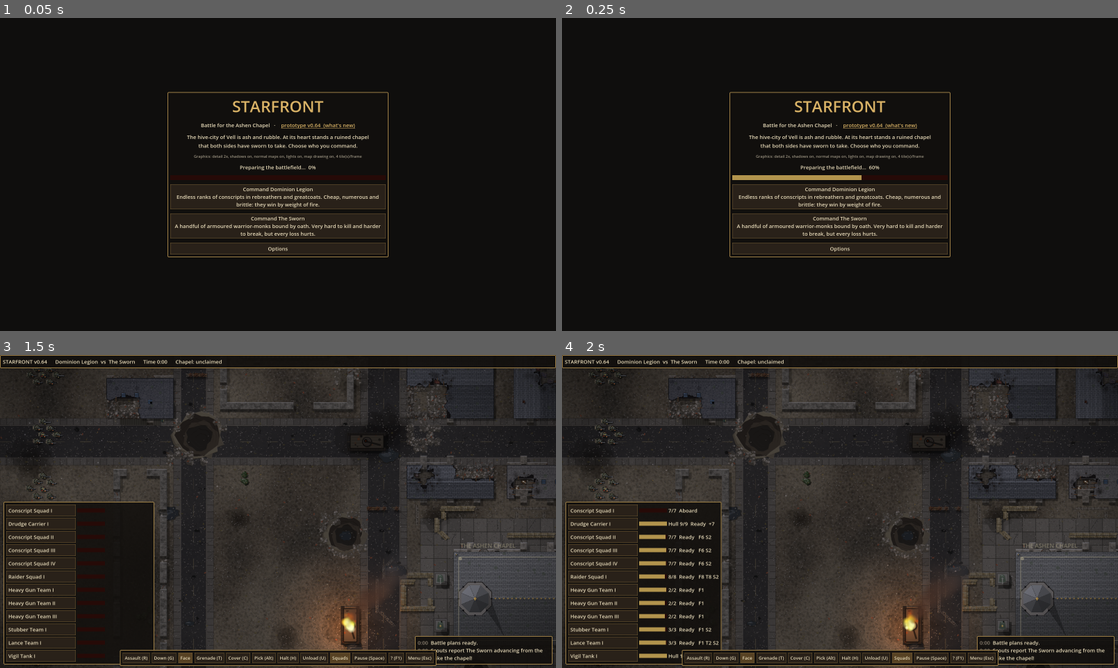
Above: before the commit, frames 1-4 (two rows, left to right).
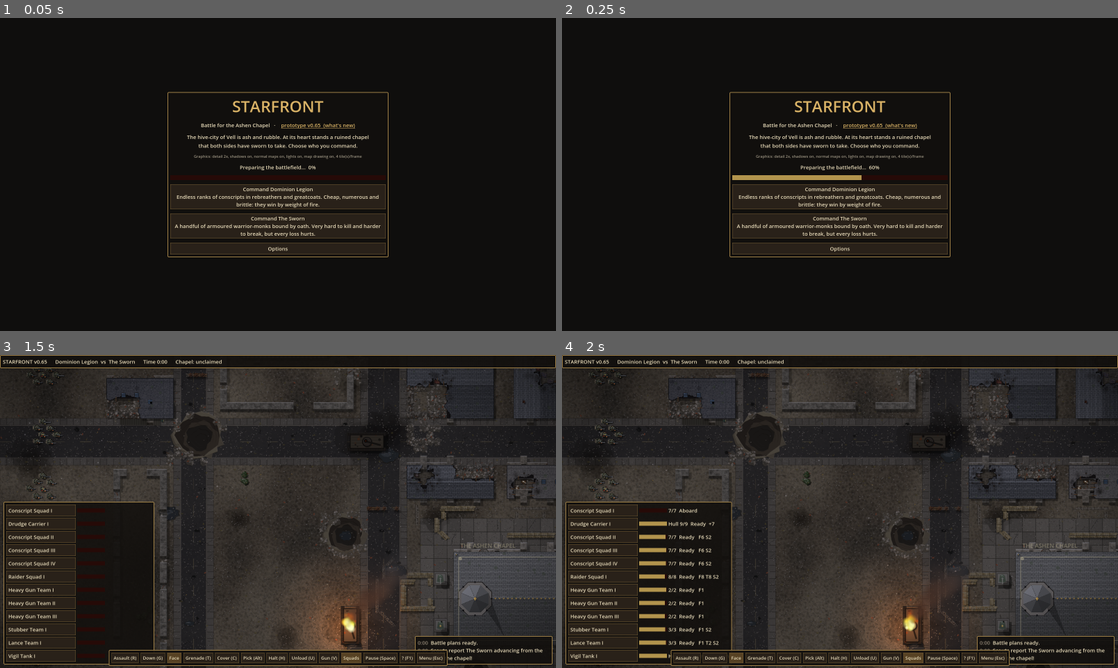
Above: after the commit, the same moments.

Repository: sirspoon/StarFront
Game: Godot game, scene res://scenes/main.tscn
The game is run twice, just before and just after one commit, with the same random seed, the same clock (stepped at 60 frames per second) and the same inputs. Sound files missing from this copy of the repository are replaced by a short silence.
Inputs:
- Up to frame 1 (0.05 s): no input
- Up to frame 2 (0.25 s): no input
- Up to frame 3 (1.5 s): click "Face" at 0.5 s; click "Command Dominion Legion Endle…" at 1.25 s
- Up to frame 4 (2 s): no input

The runs differ from the first frame. In frame 1, less than 0.1% of the frame differs, in the area x 57-58%, y 33-35%; in frame 2, less than 0.1%; in frame 3, 0.8%; in frame 4, 1.6%, in the area x 7-81%, y 1-100%.

Commit message:
v0.65: 4-second lumen lance beam (same total harm), switchable tank gun settings: beam/pulse and AP/HE
Co-Authored-By: Claude Opus 5.5 <noreply@anthropic.com>
Claude-Session: https://claude.ai/code/session_01Q9zFWq6qGPKtGhTxhDqH85

Diff:
--- a/project.godot
+++ b/project.godot
@@ -7,7 +7,7 @@
 
 config/name="StarFront"
 config/description="Real-time squad tactics in a ruined gothic future."
-config/version="0.64"
+config/version="0.65"
 run/main_scene="res://scenes/main.tscn"
 config/features=PackedStringArray("4.3", "GL Compatibility")
 config/icon="res://icon.svg"
--- a/scripts/game_data.gd
+++ b/scripts/game_data.gd
@@ -2,7 +2,7 @@
 extends RefCounted
 ## Factions, soldier types and weapons. Balance tuning lives here.
 
-const VERSION := "0.64"
+const VERSION := "0.65"
 
 ## range in pixels (16 px = 1 map cell); cooldown = seconds between bursts;
 ## acc = base hit chance; ap = how much infantry armour it ignores; supp = suppression per shot;
@@ -25,8 +25,12 @@
 		"acc": 0.6, "ap": 0.9, "dmg": 4, "pen": 9, "vdmg": 5, "supp": 20.0,
 		"tracer": Color(0.75, 0.9, 1.0), "width": 4.0},
 	"lumen_lance": {"name": "Lumen lance", "range": 600.0, "cooldown": 8.5, "burst": 1, "gap": 0.0,
-		"acc": 0.9, "ap": 0.9, "dmg": 2, "pen": 9, "vdmg": 1, "supp": 30.0, "beam": 1.3, "wall": 200.0,
-		"tracer": Color(1.0, 0.45, 0.18), "width": 5.0},
+		"acc": 0.9, "ap": 0.9, "dmg": 2, "pen": 9, "vdmg": 1, "supp": 30.0, "beam": 4.0, "dose": 0.325, "wall": 200.0,
+		"tracer": Color(1.0, 0.45, 0.18), "width": 5.0, "mode": "Beam"},
+	# the lance's other setting: short pulses, often, for men in the open
+	"lumen_pulse": {"name": "Lumen lance (pulse)", "range": 560.0, "cooldown": 2.4, "burst": 4, "gap": 0.22,
+		"acc": 0.3, "ap": 0.6, "dmg": 2, "pen": 5, "vdmg": 1, "supp": 16.0, "tracer": Color(1.0, 0.5, 0.22), "width": 3.4,
+		"light": true, "mode": "Pulse"},
 	"siege_cannon": {"name": "Siege cannon", "range": 620.0, "cooldown": 5.0, "burst": 1, "gap": 0.0,
 		"acc": 0.5, "ap": 0.6, "dmg": 3, "pen": 9, "vdmg": 6, "blast": 42.0, "wall": 80.0, "supp": 40.0,
 		"tracer": Color(1.0, 0.9, 0.6), "width": 3.5},
@@ -43,9 +47,13 @@
 		"tracer": Color(1.0, 0.55, 0.15), "width": 4.0},
 	"hail_cannon": {"name": "Hail cannon", "range": 380.0, "cooldown": 3.2, "burst": 10, "gap": 0.05,
 		"acc": 0.1, "ap": 0.4, "dmg": 1, "pen": 4, "vdmg": 1, "supp": 8.0, "tracer": Color(0.6, 0.85, 1.0), "width": 1.6},
-	"fusion_cannon": {"name": "Fusion cannon", "range": 540.0, "cooldown": 6.0, "burst": 1, "gap": 0.0,
-		"acc": 0.55, "ap": 0.9, "dmg": 4, "pen": 9, "vdmg": 6, "blast": 24.0, "wall": 70.0, "supp": 40.0,
-		"tracer": Color(0.7, 0.9, 1.0), "width": 5.0},
+	"fusion_cannon": {"name": "Fusion cannon (AP)", "range": 540.0, "cooldown": 6.0, "burst": 1, "gap": 0.0,
+		"acc": 0.6, "ap": 0.95, "dmg": 4, "pen": 10, "vdmg": 7, "blast": 10.0, "wall": 55.0, "supp": 30.0,
+		"tracer": Color(0.7, 0.9, 1.0), "width": 5.0, "mode": "AP"},
+	# high explosive: a wide burst for men and walls, little use against armour
+	"fusion_cannon_he": {"name": "Fusion cannon (HE)", "range": 540.0, "cooldown": 6.0, "burst": 1, "gap": 0.0,
+		"acc": 0.5, "ap": 0.45, "dmg": 2, "pen": 5, "vdmg": 2, "blast": 44.0, "wall": 90.0, "supp": 55.0,
+		"tracer": Color(1.0, 0.85, 0.6), "width": 4.0, "mode": "HE"},
 }
 
 ## Close-combat weapons. hit = chance a blow lands; parry = how much it spoils the enemy's
@@ -136,13 +144,13 @@
 		"weapons": [{"weapon": "heavy_stubber", "mount": Vector2(10, -7)}]},
 	"vigil": {"name": "Vigil Tank", "role": "tank", "hp": 14, "armour": [9, 7, 5], "speed": 36.0,
 		"turn": 1.0, "length": 62.0, "width": 38.0, "capacity": 0,
-		"weapons": [{"weapon": "lumen_lance", "turret": true}, {"weapon": "heavy_stubber", "mount": Vector2(22, 9)}]},
+		"weapons": [{"weapon": "lumen_lance", "alt": "lumen_pulse", "turret": true}, {"weapon": "heavy_stubber", "mount": Vector2(22, 9)}]},
 	"pilgrim": {"name": "Pilgrim Carrier", "role": "carrier", "hp": 9, "armour": [6, 5, 4], "speed": 50.0,
 		"turn": 1.5, "length": 52.0, "width": 32.0, "capacity": 6,
 		"weapons": [{"weapon": "rotor_cannon", "mount": Vector2(8, 0)}]},
 	"verdict": {"name": "Verdict Tank", "role": "tank", "hp": 14, "armour": [9, 8, 6], "speed": 32.0,
 		"turn": 0.9, "length": 64.0, "width": 40.0, "capacity": 0,
-		"weapons": [{"weapon": "fusion_cannon", "turret": true}, {"weapon": "rotor_cannon", "mount": Vector2(18, -13)}]},
+		"weapons": [{"weapon": "fusion_cannon", "alt": "fusion_cannon_he", "turret": true}, {"weapon": "rotor_cannon", "mount": Vector2(18, -13)}]},
 }
 
 const FACTIONS := {
--- a/scripts/hud.gd
+++ b/scripts/hud.gd
@@ -91,6 +91,7 @@
 			+ "Right click an enemy: focus fire   your carrier: board\n" \
 			+ "Right click a wall (tank / lance team): shell it\n" \
 			+ "R assault   G get down   H halt   U unload\n" \
+			+ "V tank main gun: beam / pulse (Legion), AP / HE (Sworn)\n" \
 			+ "C cover view: green low cover, blue windows,\n" \
 			+ "   white standing walls, yellow rubble, red wire\n" \
 			+ "T then click: grenades. At armour: tank-breakers,\n" \
@@ -157,10 +158,10 @@
 	touch_bar = HBoxContainer.new()
 	touch_bar.add_theme_constant_override("separation", 6)
 	panel.add_child(touch_bar)
-	for spec in [["Assault", true], ["Down", true], ["Face", true], ["Grenade", true], ["Cover", true], ["Pick", true], ["Halt", false], ["Unload", false],
+	for spec in [["Assault", true], ["Down", true], ["Face", true], ["Grenade", true], ["Cover", true], ["Pick", true], ["Halt", false], ["Unload", false], ["Gun", false],
 			["Squads", true], ["Pause", true], ["?", false], ["Menu", false]]:
 		var b := Button.new()
-		var hints := {"Assault": "R", "Down": "G", "Pick": "Alt", "Halt": "H", "Unload": "U", "Grenade": "T", "Cover": "C", "Pause": "Space", "?": "F1", "Menu": "Esc"}
+		var hints := {"Assault": "R", "Down": "G", "Pick": "Alt", "Halt": "H", "Unload": "U", "Gun": "V", "Grenade": "T", "Cover": "C", "Pause": "Space", "?": "F1", "Menu": "Esc"}
 		b.text = spec[0] if main.touch_mode or not hints.has(spec[0]) else "%s (%s)" % [spec[0], hints[spec[0]]]
 		b.toggle_mode = spec[1]
 		b.focus_mode = Control.FOCUS_NONE
@@ -319,6 +320,8 @@
 			var v = sq.vehicle()
 			if v != null:
 				r.label.text = "Hull %d/%d  %s" % [maxi(v.hp, 0), v.max_hp, st]
+				if v.gun_mode() != "":
+					r.label.text += "  " + v.gun_mode()
 				if v.passengers.size() > 0:
 					r.label.text += "  +%d" % v.passengers.size()
 				r.bar.tooltip_text = "Hull"
--- a/scripts/main.gd
+++ b/scripts/main.gd
@@ -1304,6 +1304,7 @@
 	sfx.play("beam", v.position, 2.0, 0.04)
 	sl.beam_acc = 0.0
 	sl.beam_n = 0
+	sl.beam_vhit = 0.0
 	shake(v.position, 2.0)
 
 
@@ -1331,18 +1332,25 @@
 	if sl.beam_acc < 0.2:
 		return
 	sl.beam_acc -= 0.2
-	# every fifth of a second: burn what's in the beam
+	# every fifth of a second: burn what's in the beam. A longer beam does the same harm in all,
+	# spread over its length (dose: the share of the old 1.3 s beam's harm per tick)
+	var dose := float(w.get("dose", 1.0))
 	if show:
 		light_fx.flash(end, Color(1.0, 0.55, 0.25), 2.4, 110.0, 0.25)
 		effects.spark(end)
 		effects.puff(end, Color(0.35, 0.3, 0.27), 6.0)
 	decals.add_burn(end + Vector2(randf_range(-3, 3), randf_range(-3, 3)), 2.6)
 	sl.beam_n = int(sl.get("beam_n", 0)) + 1
+	if sl.beam_n % 6 == 0:
+		sfx.play("beam", v.position, 2.0, 0.04)  # keep the hum going
 	if hit_vehicle != null:
-		if sl.beam_n % 2 == 0 and hit_vehicle.receive_hit(w, v.position, v) and show:  # burning into the armour
-			effects.explosion(end, 10.0)
+		sl.beam_vhit = float(sl.get("beam_vhit", 0.0)) + 0.5 * dose
+		if sl.beam_vhit >= 1.0:  # burning through the armour
+			sl.beam_vhit -= 1.0
+			if hit_vehicle.receive_hit(w, v.position, v) and show:
+				effects.explosion(end, 10.0)
 	elif map.blocks(map.get_t(map.cell_of(end + dir * 4.0))):
-		var fell := map.damage_walls(end + dir * 4.0, 10.0, float(w.wall) * 0.2)
+		var fell := map.damage_walls(end + dir * 4.0, 10.0, float(w.wall) * 0.2 * dose)
 		walls_destroyed += fell.size()
 		for c in fell:
 			effects.debris(map.center_of(c))
@@ -1361,12 +1369,12 @@
 			if off < 40.0 and s.team != v.team:
 				s.add_suppression(6.0, time)  # the beam sweeping past
 			continue
-		s.add_suppression(float(w.supp) * 0.3, time)
-		if randf() < 0.25 * GameData.LETHALITY and randf() >= s.armor * (1.0 - float(w.ap)):
+		s.add_suppression(float(w.supp) * 0.3 * maxf(dose, 0.6), time)
+		if randf() < 0.25 * dose * GameData.LETHALITY and randf() >= s.armor * (1.0 - float(w.ap)):
 			s.take_hit(int(w.dmg), v)
 	for k in 3:  # whatever burns at the far end catches
 		var c := map.cell_of(end + Vector2(randf_range(-10, 10), randf_range(-10, 10)))
-		if map.flammable(c) and randf() < 0.25:
+		if map.flammable(c) and randf() < 0.25 * maxf(dose, 0.5):
 			ignite(c)
 
 
@@ -1900,6 +1908,15 @@
 		head = "VICTORY" if winner == player_team else "DEFEAT"
 	hud.show_end("%s\n%s\nSurvivors: yours %d of %d, enemy %d of %d" % [head, reason,
 			left[player_team], start_counts[player_team], left[1 - player_team], start_counts[1 - player_team]])
+
+
+## Switch the main gun setting of the selected tanks (beam / pulse, AP / HE).
+func switch_guns() -> void:
+	for sq in _player_squads():
+		var v = sq.vehicle()
+		if sq.selected and v != null and v.is_alive() and v.gun_mode() != "":
+			var m: String = v.switch_gun()
+			log_message("[color=#e8c070]%s: main gun to %s[/color]" % [sq.name, m])
 
 
 func log_message(text: String) -> void:
@@ -2000,6 +2017,8 @@
 			hud.toggle_battle_menu()
 		elif k == KEY_F1:
 			hud.toggle_help()
+		elif k == KEY_V:
+			switch_guns()
 		elif k == KEY_U:
 			for sq in _player_squads():
 				var v = sq.vehicle()
@@ -2647,6 +2666,8 @@
 				var v = sq.vehicle()
 				if sq.selected and v != null:
 					v.unload()
+		"Gun":
+			switch_guns()
 		"Squads":
 			hud.set_squads_visible(on)
 		"Pause":
--- a/scripts/sfx.gd
+++ b/scripts/sfx.gd
@@ -24,10 +24,10 @@
 	"rotor_cannon": "rotor", "lance_launcher": "lance", "fusion_carbine": "fusion_small",
 	"siege_cannon": "cannon", "fusion_cannon": "fusion",
 	"ripper_smg": "smg", "mass_pistol": "pistol", "heavy_lumen": "heavy_laser", "heavy_mass_gun": "heavy_mass",
-	"pyre_projector": "flamer", "hail_cannon": "hail", "lumen_lance": "beam",
+	"pyre_projector": "flamer", "hail_cannon": "hail", "lumen_lance": "beam", "lumen_pulse": "heavy_laser", "fusion_cannon_he": "cannon",
 }
 ## Energy weapons: their glancing shots whine electrically; everything else is a bullet.
-const ENERGY := ["lumen_rifle", "fusion_carbine", "fusion_cannon", "heavy_lumen"]
+const ENERGY := ["lumen_pulse", "lumen_rifle", "fusion_carbine", "fusion_cannon", "heavy_lumen"]
 const POOL := 40
 
 var enabled := true
--- a/scripts/vehicle.gd
+++ b/scripts/vehicle.gd
@@ -59,13 +59,67 @@
 		var w: Dictionary = GameData.WEAPONS[wd.weapon]
 		slots.append({"weapon": w, "turret": wd.get("turret", false), "mount": wd.get("mount", Vector2.ZERO),
 				"cooldown": randf_range(0.5, 2.0), "burst_left": 0, "burst_timer": 0.0, "target": null,
-				"angle": 0.0, "flash": 0.0})
+				"angle": 0.0, "flash": 0.0,
+				"modes": [w, GameData.WEAPONS[wd.alt]] if wd.has("alt") else []})
 	weapon = slots[0].weapon
 	engine_sound = m.sfx.make_engine()
 	if engine_sound != null:
 		add_child(engine_sound)
 		engine_sound.pitch_scale = 0.75 if role == "tank" else 0.9
 		engine_sound.autoplay = true  # starts when the vehicle is placed on the map
+
+
+## The main gun's settings (beam / pulse, AP / HE): which one is loaded, and switching.
+func gun_mode() -> String:
+	for sl in slots:
+		if not sl.modes.is_empty():
+			return sl.weapon.get("mode", "")
+	return ""
+
+
+func switch_gun() -> String:
+	for sl in slots:
+		if not sl.modes.is_empty():
+			_set_mode(sl, sl.modes[1] if sl.weapon == sl.modes[0] else sl.modes[0])
+			return sl.weapon.get("mode", "")
+	return ""
+
+
+func _set_mode(sl: Dictionary, w: Dictionary) -> void:
+	if sl.weapon == w:
+		return
+	sl.weapon = w
+	sl.beam_t = 0.0  # cut the beam
+	sl.burst_left = 0
+	sl.cooldown = maxf(sl.cooldown, 1.5)  # the crew change over
+	weapon = slots[0].weapon
+	if "--log-guns" in OS.get_cmdline_user_args():
+		print("GUN %s %s -> %s at %.0f s" % [faction, vdata.name, w.get("mode", ""), main.time])
+
+
+var _mode_think := 0.0
+var _armour_seen := -100.0
+
+
+## The computer's tanks pick the setting for what they can see: the anti-armour one when an
+## enemy vehicle is in range, otherwise the one for men.
+func _auto_mode(sl: Dictionary, dt: float) -> void:
+	_mode_think -= dt
+	if _mode_think > 0.0 or sl.get("beam_t", 0.0) > 0.0 or sl.burst_left > 0:
+		return
+	_mode_think = 2.0
+	var at: Dictionary = sl.modes[0] if int(sl.modes[0].pen) >= int(sl.modes[1].pen) else sl.modes[1]
+	var men: Dictionary = sl.modes[1] if at == sl.modes[0] else sl.modes[0]
+	var armour := false
+	for e in main.soldiers:
+		if e.is_vehicle and e.team != team and e.is_alive() and e.seen_by[team] \
+				and position.distance_to(e.position) <= float(at.range):
+			armour = true
+			break
+	if armour:
+		_armour_seen = main.time
+	# keep the anti-armour setting a while after the enemy vehicle drops out of sight
+	_set_mode(sl, at if armour or main.time - _armour_seen < 15.0 else men)
 
 
 func can_breach() -> bool:
@@ -313,6 +367,8 @@
 	for sl in slots:
 		sl.flash = maxf(0.0, sl.flash - dt)
 		sl.cooldown -= dt
+		if not sl.modes.is_empty() and (team != main.player_team or main.autotest):
+			_auto_mode(sl, dt)
 		var t = sl.target
 		if t != null and (not is_instance_valid(t) or not t.is_alive()):
 			sl.target = null
@@ -324,6 +380,10 @@
 			sl.beam_t -= dt
 			if sl.get("beam_point") != null and t == null:
 				turret_goal = (sl.beam_point - position).angle()
+			elif t == null:
+				# the target's gone: swing the beam on to the next one, or hold it where it is
+				sl.target = pick_target(sl.weapon, position)
+				turret_goal = (sl.target.position - position).angle() if sl.target != null else turret_angle
 			sl.flash = 0.06
 			last_fire_time = now
 			main.beam_tick(self, sl, dt)
@@ -394,7 +454,9 @@
 		sl.beam_point = null
 		main.beam_start(self, sl)
 		return
-	if sl.turret:
+	if sl.turret and sl.weapon.get("light", false):
+		recoil = maxf(recoil, 0.3)  # a pulse: a kick of the turret, not the whole tank
+	elif sl.turret:
 		recoil = 1.0
 		main.big_gun_fx(self, _mount_pos(sl), Vector2.from_angle(turret_angle))
 	main.resolve_shot(self, t, sl.weapon, _mount_pos(sl))
--- a/scripts/whats_new.gd
+++ b/scripts/whats_new.gd
@@ -5,6 +5,7 @@
 ## When a whole version is reached (1.0, 2.0 ...), start a new heading for it.
 
 const TEXT := """PROTOTYPE (before 1.0)
+- Tank main guns have two settings (V): the lance's 4-second beam or rapid pulses; the Sworn cannon's AP or HE
 - Vehicles redrawn and handling smoothly; the Legion tank's lumen lance beam; big guns that shake the ground
 - Concrete bunkers with firing slits guarding the chapel and key buildings
 - Defences built round the chapel and key buildings, facing outward; optional trench lines
Not shown, changed: CHANGELOG.md
Not shown, changed: CLAUDE.md
